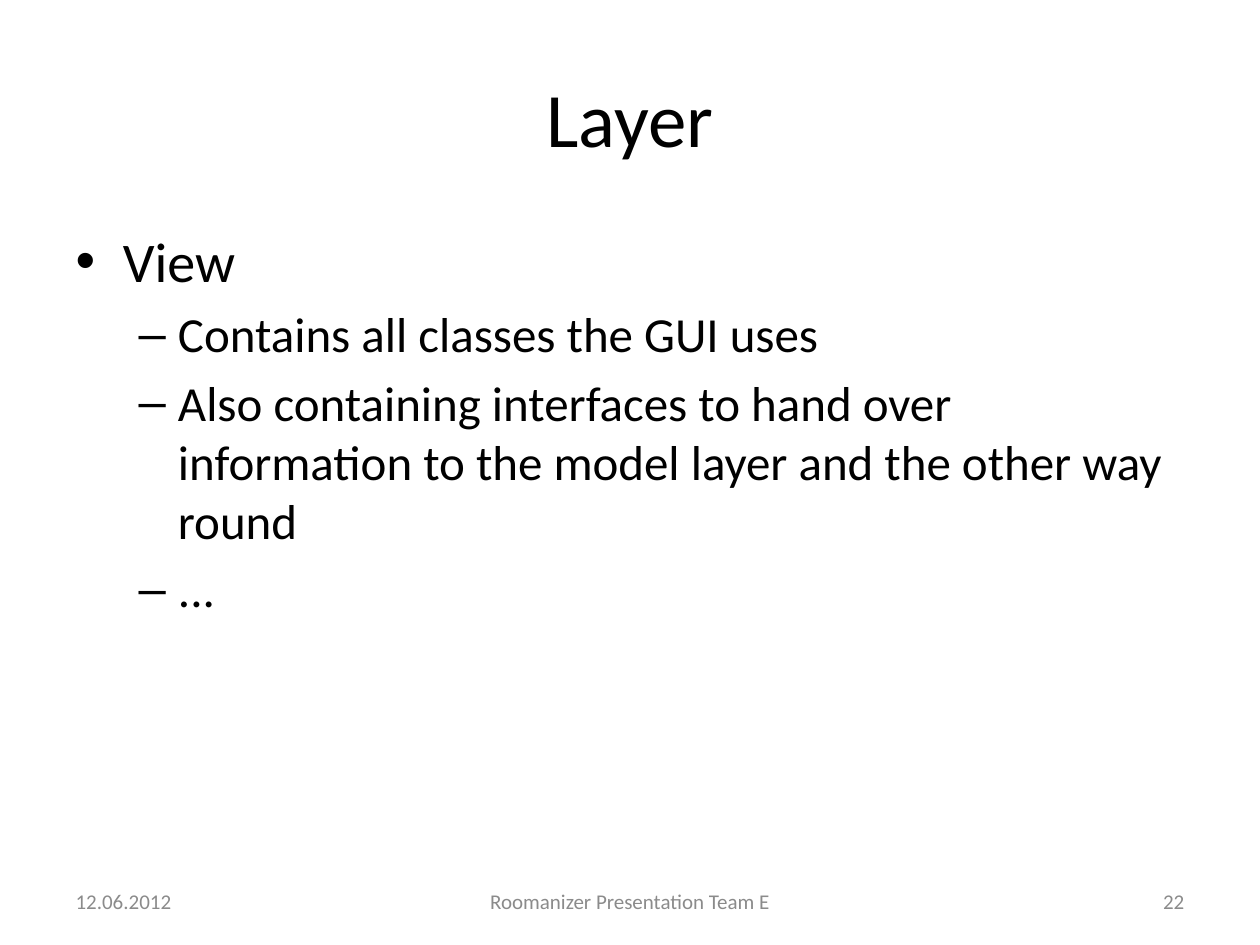
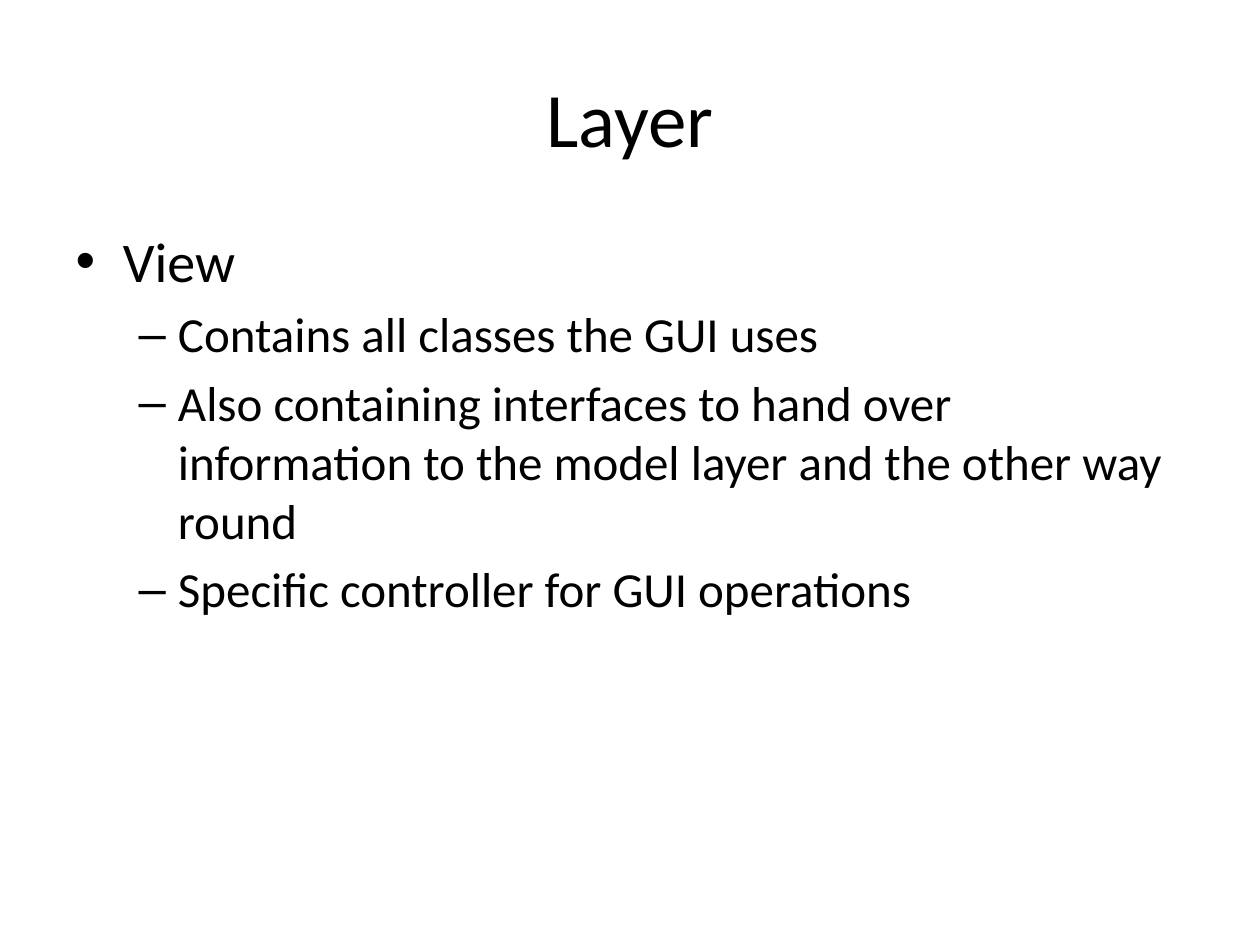
Before and after one commit to markusmo/HotelSoftware, a slide deck: slide 21 of Documentation/Praesentation/PresentationRoomanizer.pptx (slide 22 before the commit). Drawn at 1260x945 pixels with LibreOffice and Linux fonts; fonts in the diff are those of the drawing. Boxes give left, top, right and bottom in pixels: in the first picture for what was removed or moved away, otherwise in the second. Text is boxed around its words. In the diff, an @@ line names an element or a change of style, - is before the commit and + after.

```diff
--- a/Documentation/Praesentation/PresentationRoomanizer.pptx
+++ b/Documentation/Praesentation/PresentationRoomanizer.pptx
@@ text at (178,573,911,615): text changed @@
-  – ...
+  – Specific controller for GUI operations
@@ text removed at (76,895,172,909) @@
-12.06.2012
@@ text removed at (490,894,769,909) @@
-Roomanizer Presentation Team E
@@ page number removed at (1163,895,1184,909) @@
-22
```
Also in this commit, not shown: 5 other slides changed, 2 slides added, 2 slides removed.
